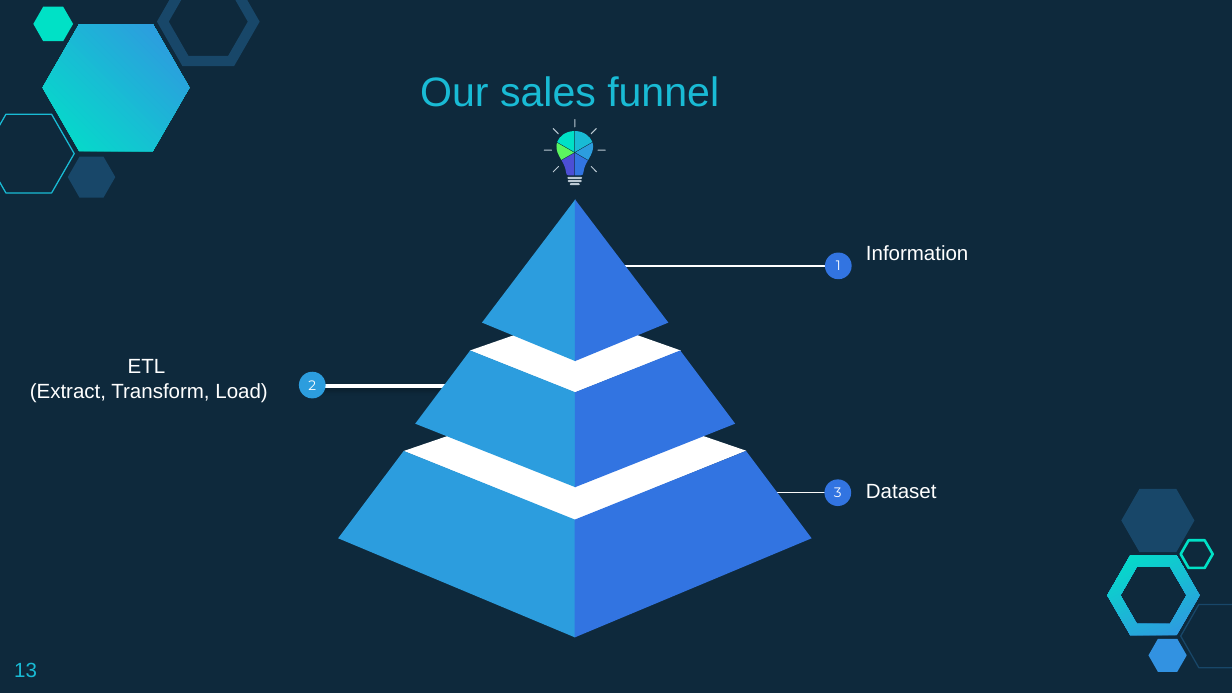
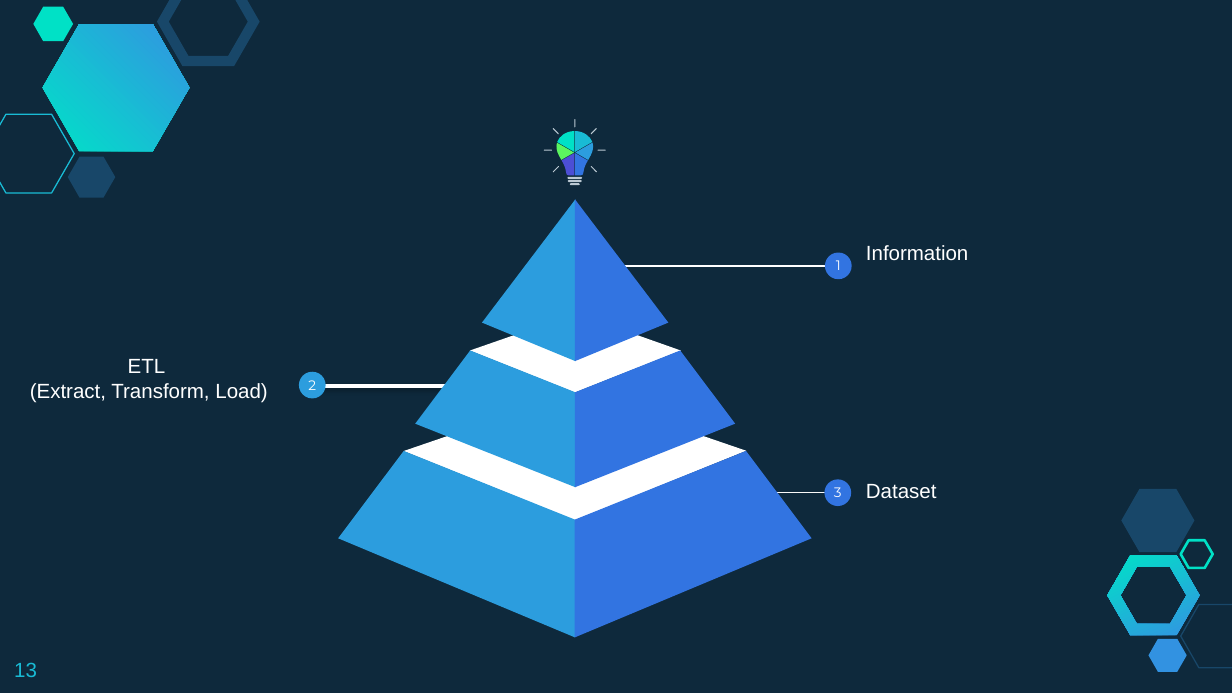
Before and after one commit to rodrigo-cabral-lab/cloudwalk_case, a slide deck: slide 13 of presentation_case_rodrigocabral_cloudwalk.pptx. Drawn at 1232x693 pixels with LibreOffice and Linux fonts; fonts in the diff are those of the drawing. Boxes give left, top, right and bottom in pixels: in the first picture for what was removed or moved away, otherwise in the second. Text is boxed around its words. In the diff, an @@ line names an element or a change of style, - is before the commit and + after.

```diff
--- a/presentation_case_rodrigocabral_cloudwalk.pptx
+++ b/presentation_case_rodrigocabral_cloudwalk.pptx
@@ title removed at bbox=[420, 76, 719, 107] @@
-Our sales funnel
```
Also in this commit, not shown: 14 other slides changed, 1 slide added, 3 slides removed.
